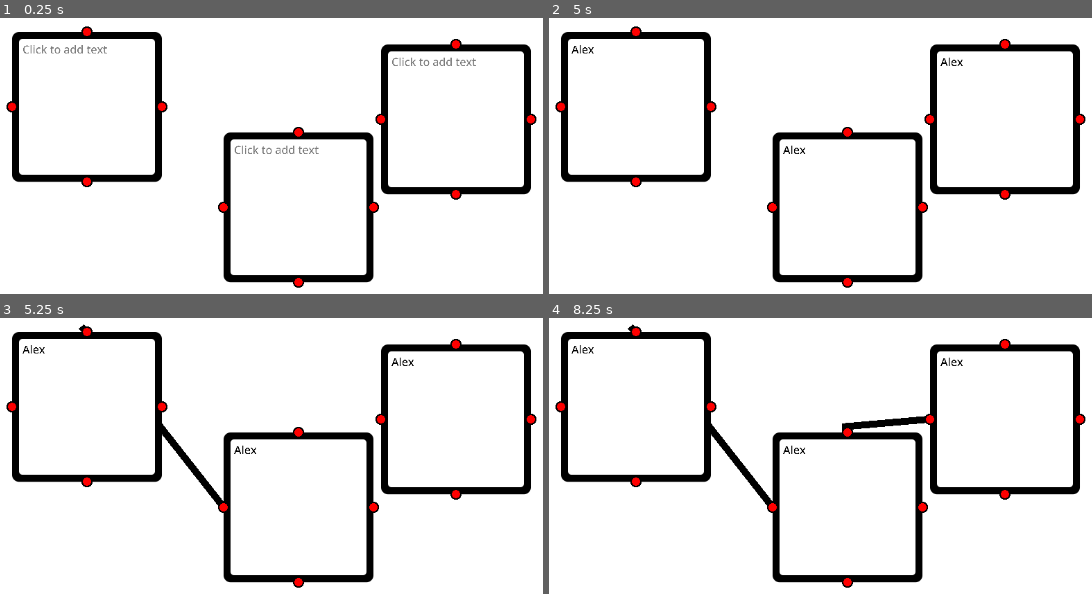
Above: before the commit, frames 1-4 (two rows, left to right).
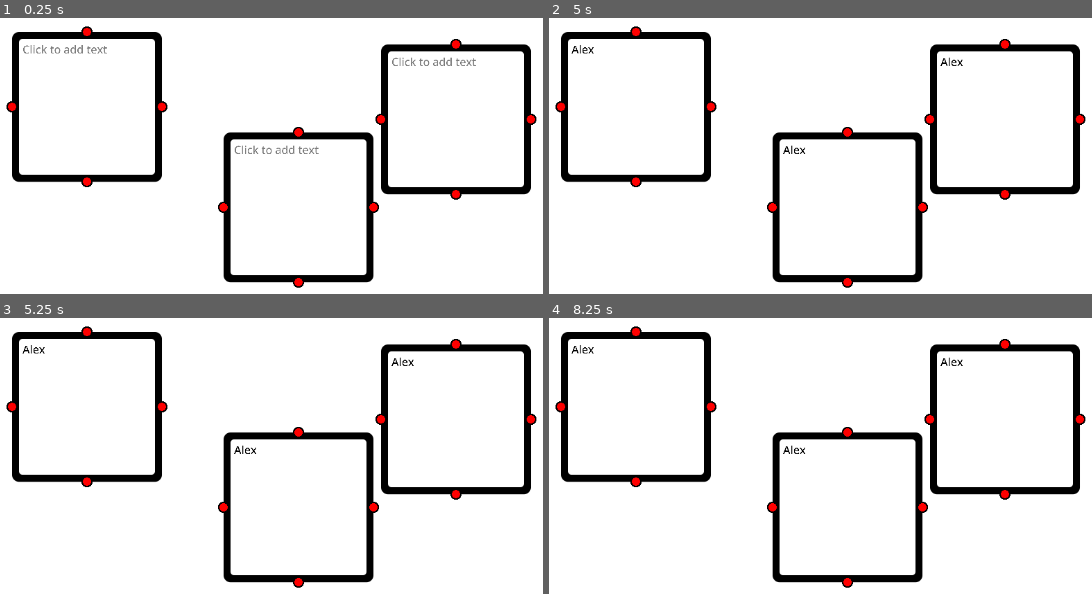
Above: after the commit, the same moments.

Repository: Shuflduf/Flow-Chart
Game: Godot game, scene res://scenes/main.tscn
Same seed, same stepped clock (60 frames per second), same inputs: the game is played once before the commit and once after it. The engine's default icon, where the game draws it, is replaced by a stand-in: a white triangle on a blue panel in a dark square.
Inputs (mouse positions are in pixels of both pictures, inside the frame that each line leads up to):
- Up to frame 1 (0.25 s): no input
- Up to frame 2 (5 s): click (635, 106) at 0.52 s; type "Alex" at 0.6 s; click (847, 208) at 0.75 s; type "Alex" at 0.83 s; click (1005, 120) at 0.98 s; type "Alex" at 1.07 s; move the mouse to (outside the picture) at 1.27 s; press the mouse at (outside the picture) at 1.28 s; tap Enter at 2, 3.5 s; move the mouse to (559, 106) at 2.02 s; release the mouse at (559, 106) at 2.03 s; click (559, 106) at 2.1 s; tap Space at 2.75, 4.25 s; move the mouse to (635, 180) at 2.77 s; press the mouse at (635, 180) at 2.78 s; move the mouse to (711, 106) at 3.52 s; release the mouse at (711, 106) at 3.53 s; click (711, 106) at 3.6 s; move the mouse to (635, 31) at 4.27 s; press the mouse at (635, 31) at 4.28 s
- Up to frame 3 (5.25 s): tap Enter at 5 s; move the mouse to (222, 508) at 5.02 s; release the mouse at (222, 508) at 5.03 s; click (222, 508) at 5.1 s
- Up to frame 4 (8.25 s): tap Space at 5.75 s; move the mouse to (847, 582) at 5.77 s; press the mouse at (847, 582) at 5.78 s; move the mouse to (923, 508) at 6.52 s; release the mouse at (923, 508) at 6.53 s; click (923, 508) at 6.6 s; move the mouse to (847, 433) at 7.27 s; press the mouse at (847, 433) at 7.28 s; move the mouse to (929, 420) at 8.02 s; release the mouse at (929, 420) at 8.03 s; click (929, 420) at 8.1 s

Frames 1-2 are identical in both runs. In frame 3, 0.5% of the frame differs, in the area x 14-42%, y 2-68%; in frame 4, 0.9%, in the area x 14-70%, y 2-68%.
Error after the commit: Cannot call method 'queue_free' on a null value. (res://scripts/handle.gd:37)

Commit message:
it now releases

Diff:
--- a/resources/default_settings.tres
+++ b/resources/default_settings.tres
@@ -6,5 +6,5 @@
 script = ExtResource("1_sd5p4")
 grid = true
 mouse_margin = 10.0
-handles_mouse_margin = 50.0
+handles_mouse_margin = 5.0
 grid_resolution = 32
--- a/scripts/handle.gd
+++ b/scripts/handle.gd
@@ -1,9 +1,7 @@
 class_name Handle
 extends Panel
 
-signal handle_grabbed
-
-func _on_gui_input(event):
+func _on_gui_input(event: InputEventMouse):
 	if event.is_action_pressed("mouse_left"):
 		#var local_mouse_offset =
 
@@ -13,13 +11,13 @@
 			moving = (event.position - get_local_mouse_position()).length()\
 				 > Global.settings.handles_mouse_margin
 
-		if moving and Global.active_pointer == null:
+		if moving:
 			#Global.active_handle = self
 			#print(name)
 			var new_pointer = Pointer.new()
 
 
-			# UNMAINTABLE CODE; fix this later
+			## UNMAINTABLE CODE; fix this later
 			var start_pos = get_parent().size.x
 
 			new_pointer.points = new_pointer.create(-start_pos, get_local_mouse_position())
@@ -27,9 +25,17 @@
 			new_pointer.z_index = -4000
 			add_child(new_pointer)
 			#call_deferred("add_child", new_pointer)
+			Global.active_pointer = get_children()[-1]
 			while holding_down():
 				await get_tree().process_frame
-				get_children()[-1].end_pos = get_local_mouse_position()
+				get_children()[-1].move_end(get_local_mouse_position())
+
+		if event.is_action_released("mouse_left") and Global.active_pointer.start_pos != self:
+			Global.active_pointer.end_pos = self
+			print("JFG")
+		else:
+			Global.active_pointer.queue_free()
+
 
 func holding_down():
 	return Input.is_action_pressed("mouse_left")
--- a/scripts/node.gd
+++ b/scripts/node.gd
@@ -12,9 +12,6 @@
 
 func _ready():
 	update_handles_position()
-	for handle in handles.get_children():
-		if handle is Handle:
-			handle.handle_grabbed.connect(func(): print("dkjfgdfjkg"))
 
 func _on_text_edit_gui_input(event):
 
@@ -32,7 +29,6 @@
 				(text_box.global_position - get_global_mouse_position())).length()
 			moving = temp > Global.settings.mouse_margin
 
-		print(temp)
 		if moving:
 			pickup()
 		else:
--- a/scripts/pointer.gd
+++ b/scripts/pointer.gd
@@ -2,11 +2,10 @@
 extends Line2D
 
 var start_pos: Handle
-var end_pos: Vector2:
-	set(value):
-		points[1] = value
-	get:
-		return end_pos
+var end_pos: Handle
 
 func create(one, two):
 	return PackedVector2Array([one, two])
+
+func move_end(pos):
+	points[1] = pos
